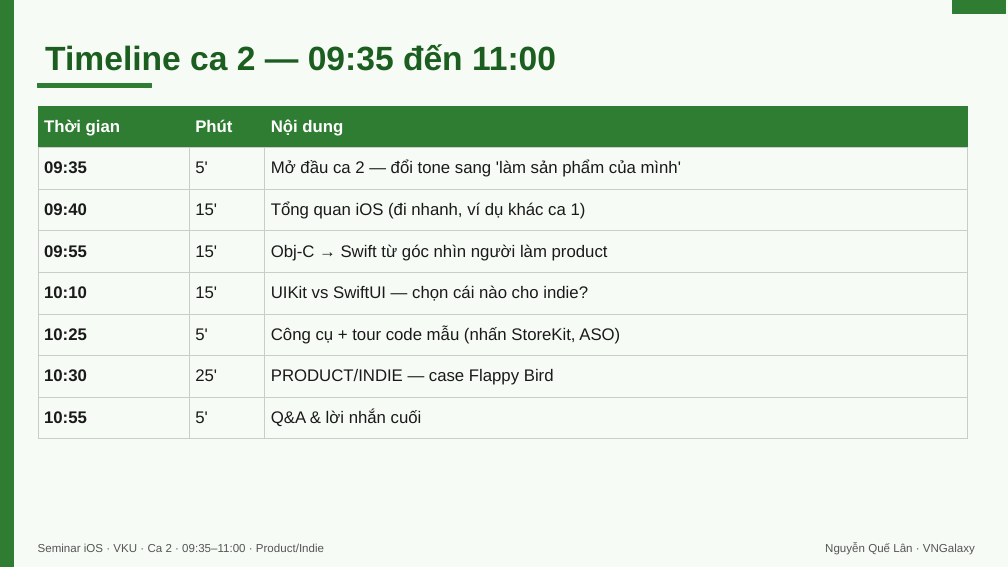
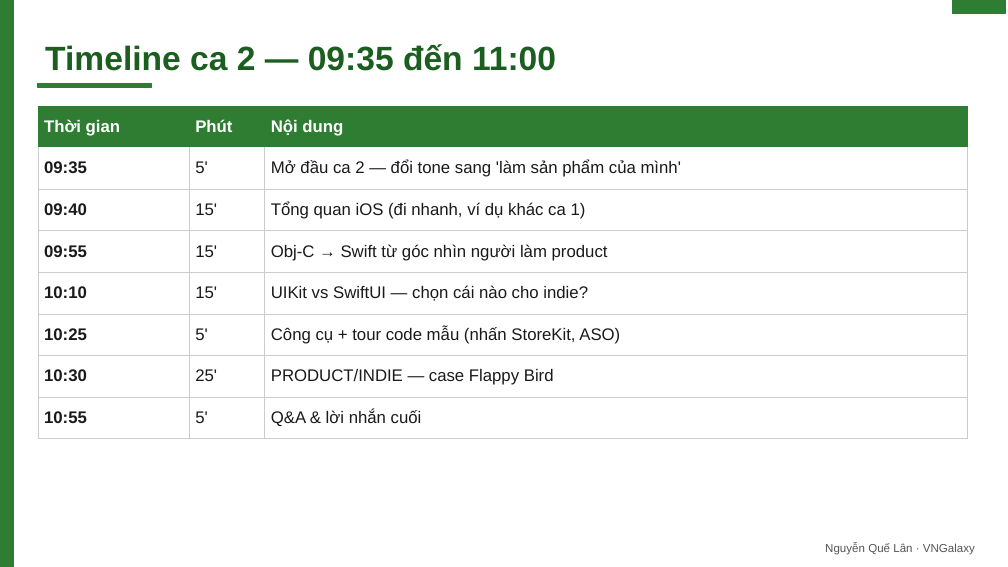
Before and after one commit to lantuyan/vku-semini-01, a slide deck: slide 5 of seminar-ios-vku-ca2.pptx (slide 16 before the commit). Drawn at 1008x567 pixels with LibreOffice and Linux fonts; fonts in the diff are those of the drawing. Boxes give left, top, right and bottom in pixels: in the first picture for what was removed or moved away, otherwise in the second. Text is boxed around its words. In the diff, an @@ line names an element or a change of style, - is before the commit and + after.

```diff
--- a/seminar-ios-vku-ca2.pptx
+++ b/seminar-ios-vku-ca2.pptx
@@ background #F7FBF6 to #FFFFFF @@
@@ text removed at box(38, 543, 324, 552) @@
-Seminar iOS · VKU · Ca 2 · 09:35–11:00 · Product/Indie
```
Also in this commit, not shown: 22 other slides changed, 8 slides added, 8 slides removed, 8 other files.
